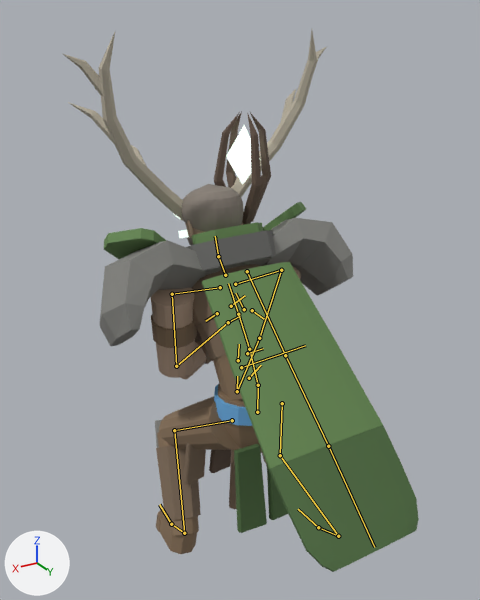
The glTF model art/champions/cairn/export/cairn.glb, before and after one commit.
The view is the same before and after, from a camera (50 mm lens) standing at (1.24, 1.88, 2.16) and looking at (0.06, -0.08, 1.17). Lighting does not change. The marker at lower left points along +X, +Y and +Z. The older version comes first. Both versions are drawn at frame 7 of the action 'r'; the numbers are the values there. The bones that change, and the others that lie on the model, are drawn over the model as lines.

Names of what the first picture shows: 'cairn.001'.
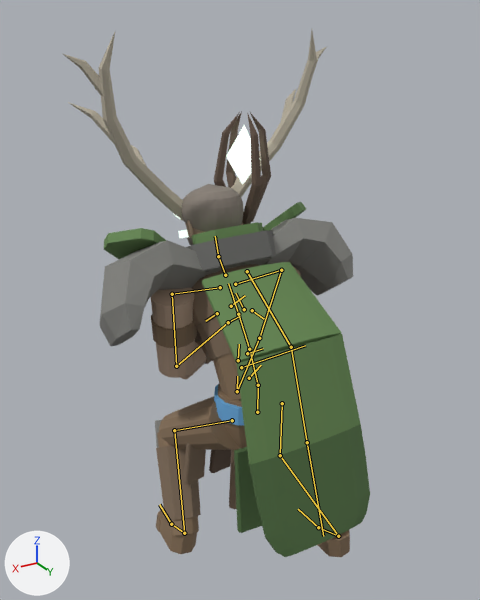
What differs and where, as boxes [x1, y1, x2, y2] in the pictures (480 x 600 px):
'cairn.001', posed (14% narrower): before [63, 31, 419, 572]; after [63, 31, 370, 557]
bone 'extra_cloak_1', root to tip: before (247, 271) to (285, 355); after (247, 271) to (291, 347)
bone 'extra_cloak_2', root to tip: before (285, 355) to (328, 446); after (291, 347) to (307, 442)
bone 'extra_cloak_3', root to tip: before (328, 446) to (374, 547); after (307, 442) to (323, 536)

The edits, one by one:
Bone 'extra_cloak_1' (bone_extra_cloak_1) turns from (-4, 0, 0) to (-13, 0, 1) degrees about its own x, y and z.
Bone 'extra_cloak_2' (bone_extra_cloak_2) turns from (-2, 0, 0) to (37, 0, 0) degrees about its own x, y and z.
Bone 'extra_cloak_3' (bone_extra_cloak_3) turns from (-2, 0, 0) to (-5, 0, 0) degrees about its own x, y and z.
